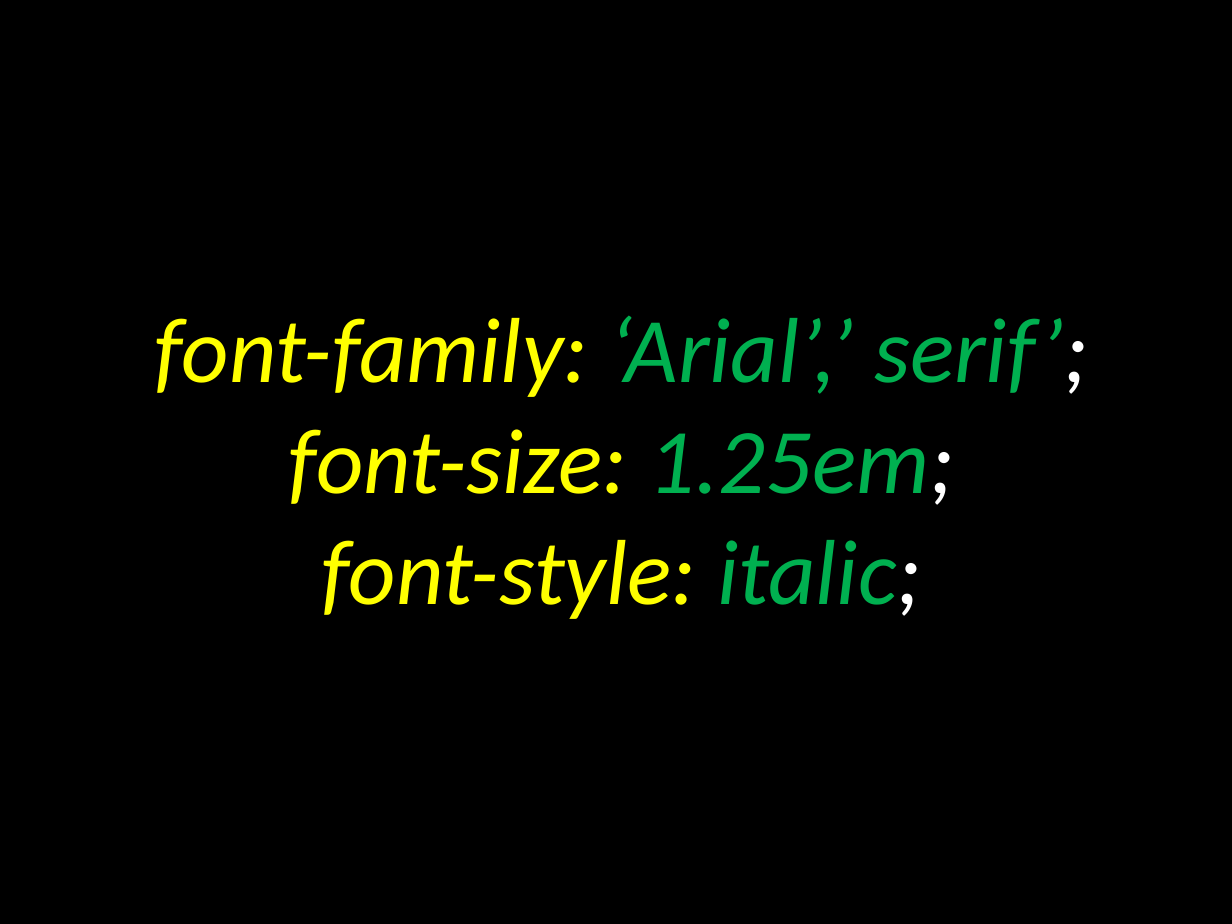
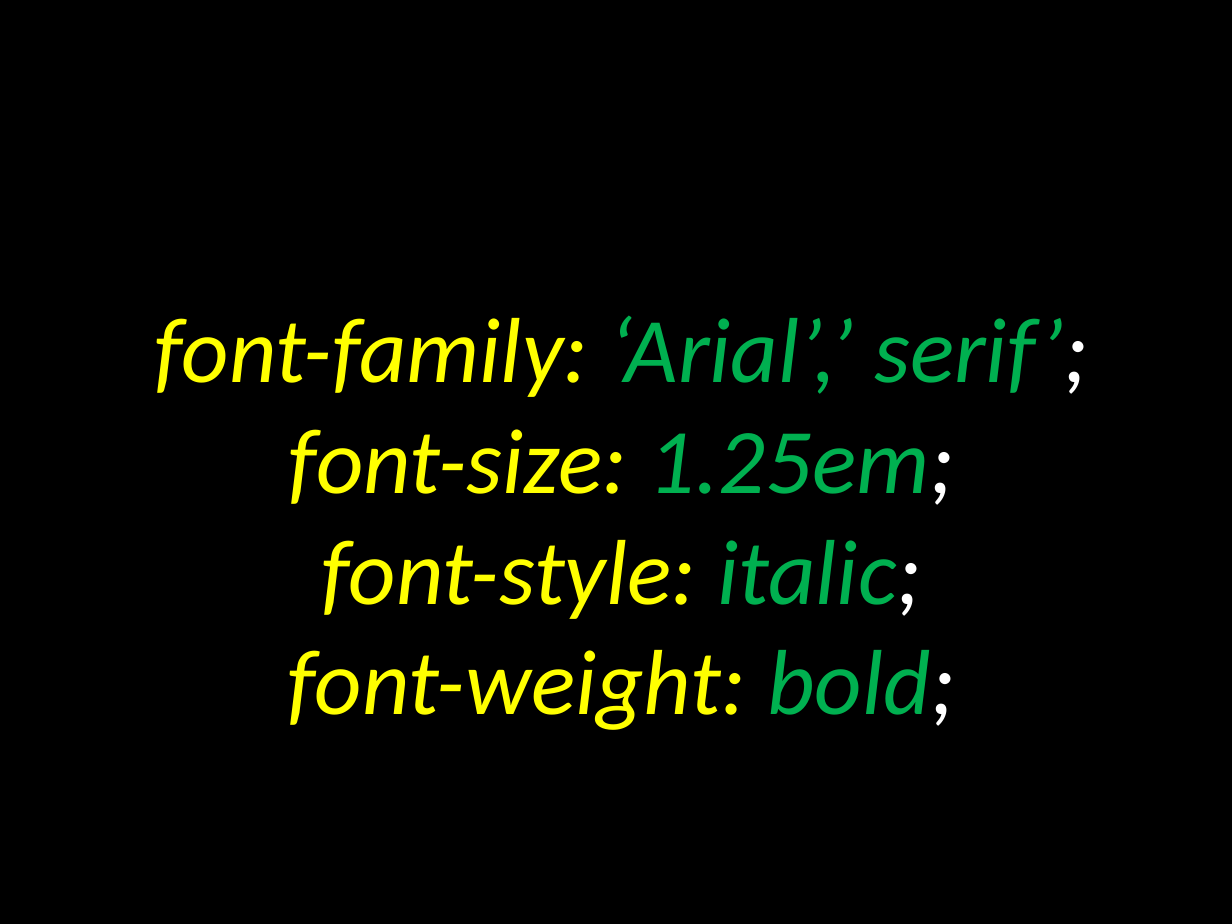
Before and after one commit to elloraCpe/courses, a slide deck: slide 44 of CPEE1/02. Week 2/00. Presentation/Week 2.pptx. Drawn at 1232x924 pixels with LibreOffice and Linux fonts; fonts in the diff are those of the drawing. Boxes give left, top, right and bottom in pixels: in the first picture for what was removed or moved away, otherwise in the second. Text is boxed around its words. In the diff, an @@ line names an element or a change of style, - is before the commit and + after.

```diff
--- a/CPEE1/02. Week 2/00. Presentation/Week 2.pptx
+++ b/CPEE1/02. Week 2/00. Presentation/Week 2.pptx
@@ text at (x1=288, y1=650, x2=955, y2=730): paragraph added @@
+font-weight: bold;
```
Also in this commit, not shown: 18 other slides changed, 5 slides added, 59 other files.
